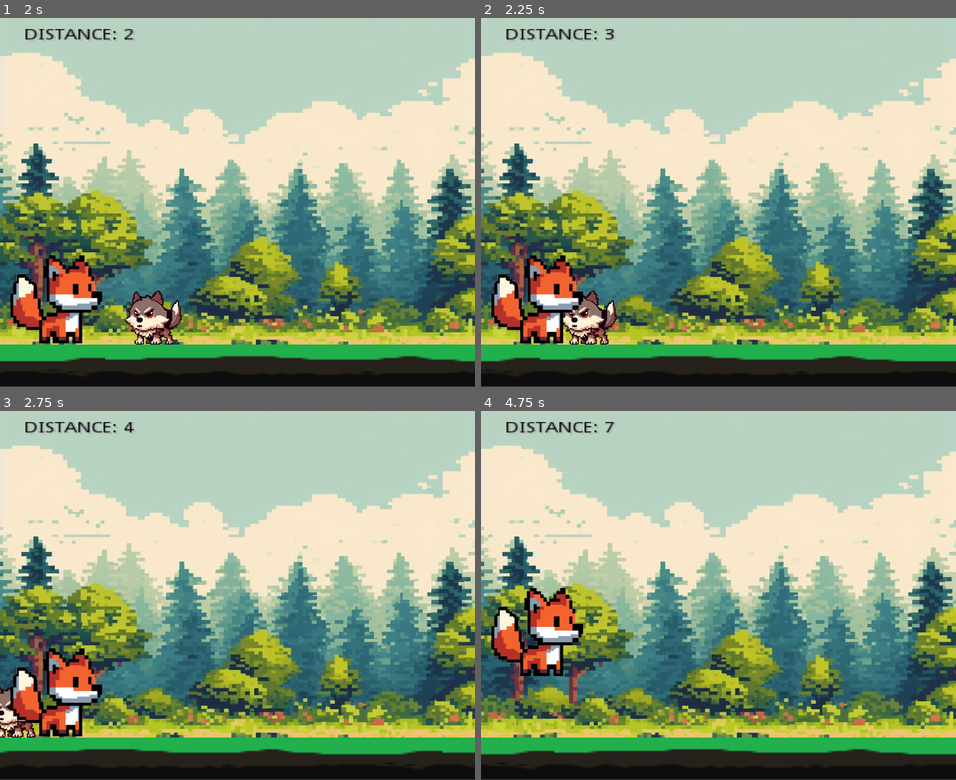
Above: before the commit, frames 1-4 (two rows, left to right).
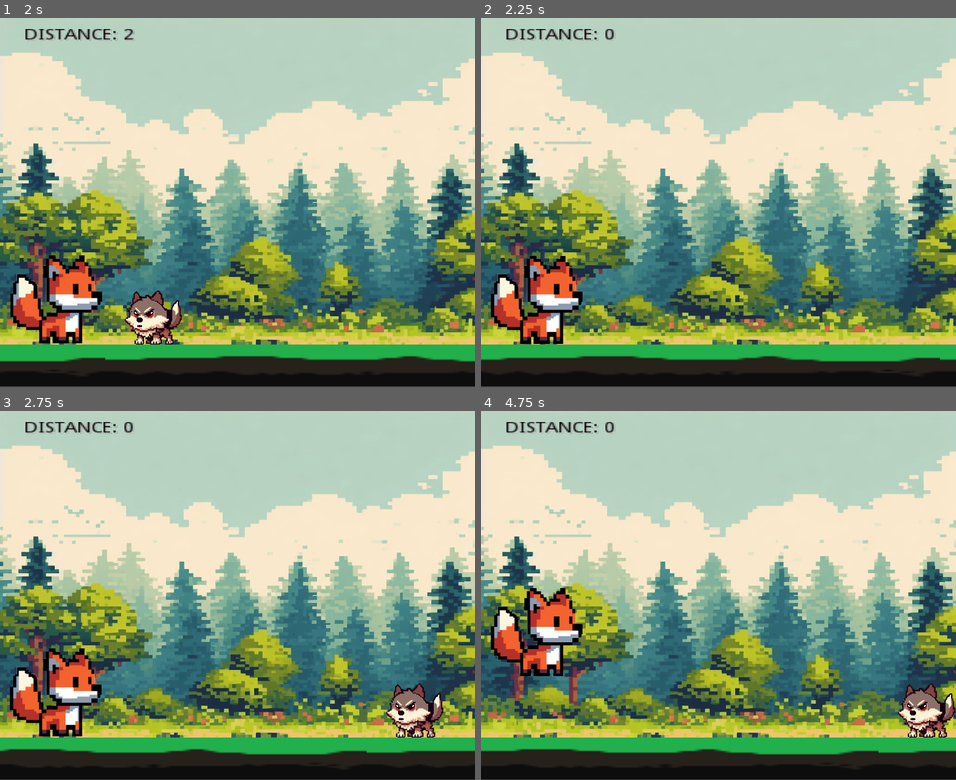
Above: after the commit, the same moments.

Repository: KitsuneFolk/FlappingFox
Game: Godot game, scene res://Player.tscn
Same seed, same stepped clock (60 frames per second), same inputs: the game is played once before the commit and once after it.
Inputs:
- Up to frame 1 (2 s): hold Space (ui_up) from 0.53 s (still down)
- Up to frame 2 (2.25 s): release Space (ui_up) at 2.03 s
- Up to frame 3 (2.75 s): no input
- Up to frame 4 (4.75 s): hold Space (ui_up) 2.78-4.28 s; tap Space (ui_up) at 4.52 s

Frame 1 is identical in both runs. In frame 2, 1.9% of the frame differs, in the area x 0-100%, y 3-97%; in frame 3, 2.6%; in frame 4, 2.1%.

Commit message:
Added scene reload on wolf hit

Diff:
--- /dev/null
+++ b/EnemyTouch.gd
@@ -0,0 +1,7 @@
+extends Sprite
+
+onready var player: KinematicBody2D = get_node("/root/StaticBody2D/PlayerKinematicBody2D")
+
+func _on_Area2D_body_entered(body:Node):
+	if (body.name == player.name):
+		get_tree().reload_current_scene()
--- a/Player.tscn
+++ b/Player.tscn
@@ -6,6 +6,7 @@
 [ext_resource path="res://background.png" type="Texture" id=4]
 [ext_resource path="res://Wolf.png" type="Texture" id=5]
 [ext_resource path="res://GroundMovement.gd" type="Script" id=6]
+[ext_resource path="res://EnemyTouch.gd" type="Script" id=7]
 
 [sub_resource type="RectangleShape2D" id=5]
 extents = Vector2( 38.4523, 11.1838 )
@@ -102,6 +103,7 @@
 
 [node name="Sprite" type="Sprite" parent="Node2D/Area2D/CollisionShape2D"]
 texture = ExtResource( 5 )
+script = ExtResource( 7 )
 
 [node name="PlayerKinematicBody2D" type="KinematicBody2D" parent="."]
 position = Vector2( 20, 2 )
@@ -118,3 +120,4 @@
 [connection signal="screen_exited" from="Node2D/Ground1/CollisionShape2D/VisibilityNotifier2D" to="Node2D" method="_on_VisibilityNotifier2D_screen_exited" binds= [ 1 ]]
 [connection signal="screen_exited" from="Node2D/Ground2/CollisionShape2D/VisibilityNotifier2D" to="Node2D" method="_on_VisibilityNotifier2D_screen_exited" binds= [ 2 ]]
 [connection signal="screen_exited" from="Node2D/Ground3/CollisionShape2D/VisibilityNotifier2D" to="Node2D" method="_on_VisibilityNotifier2D_screen_exited" binds= [ 3 ]]
+[connection signal="body_entered" from="Node2D/Area2D" to="Node2D/Area2D/CollisionShape2D/Sprite" method="_on_Area2D_body_entered"]
Not shown: 1 places in Player.tscn that only renumber resources
